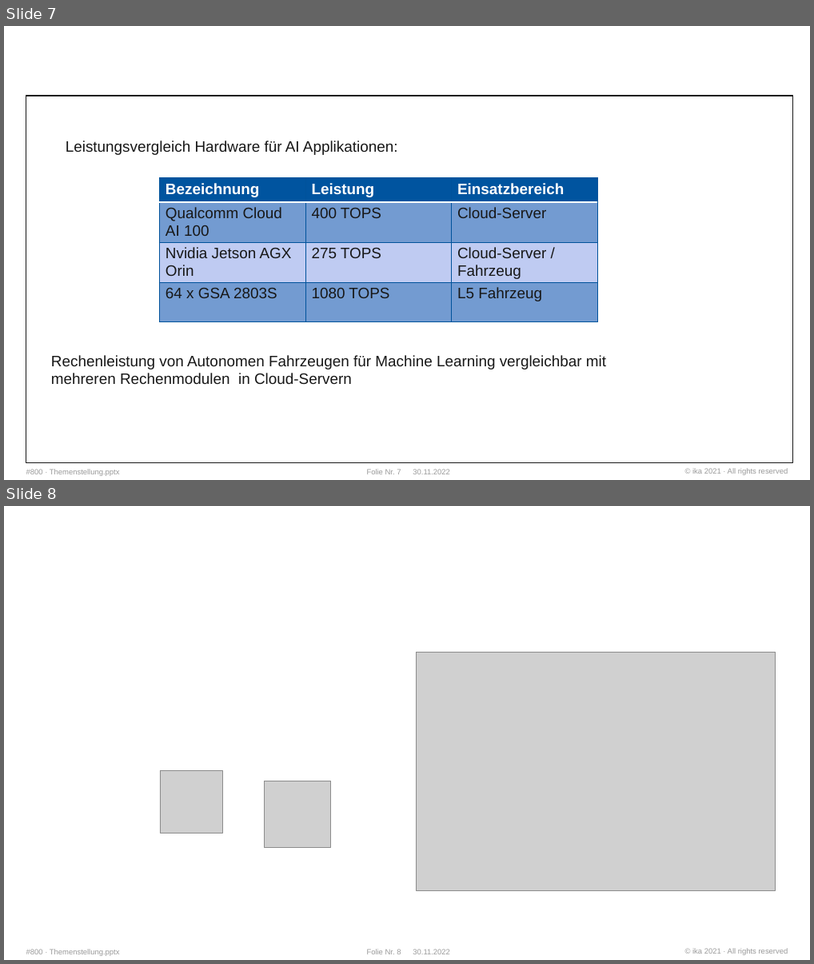
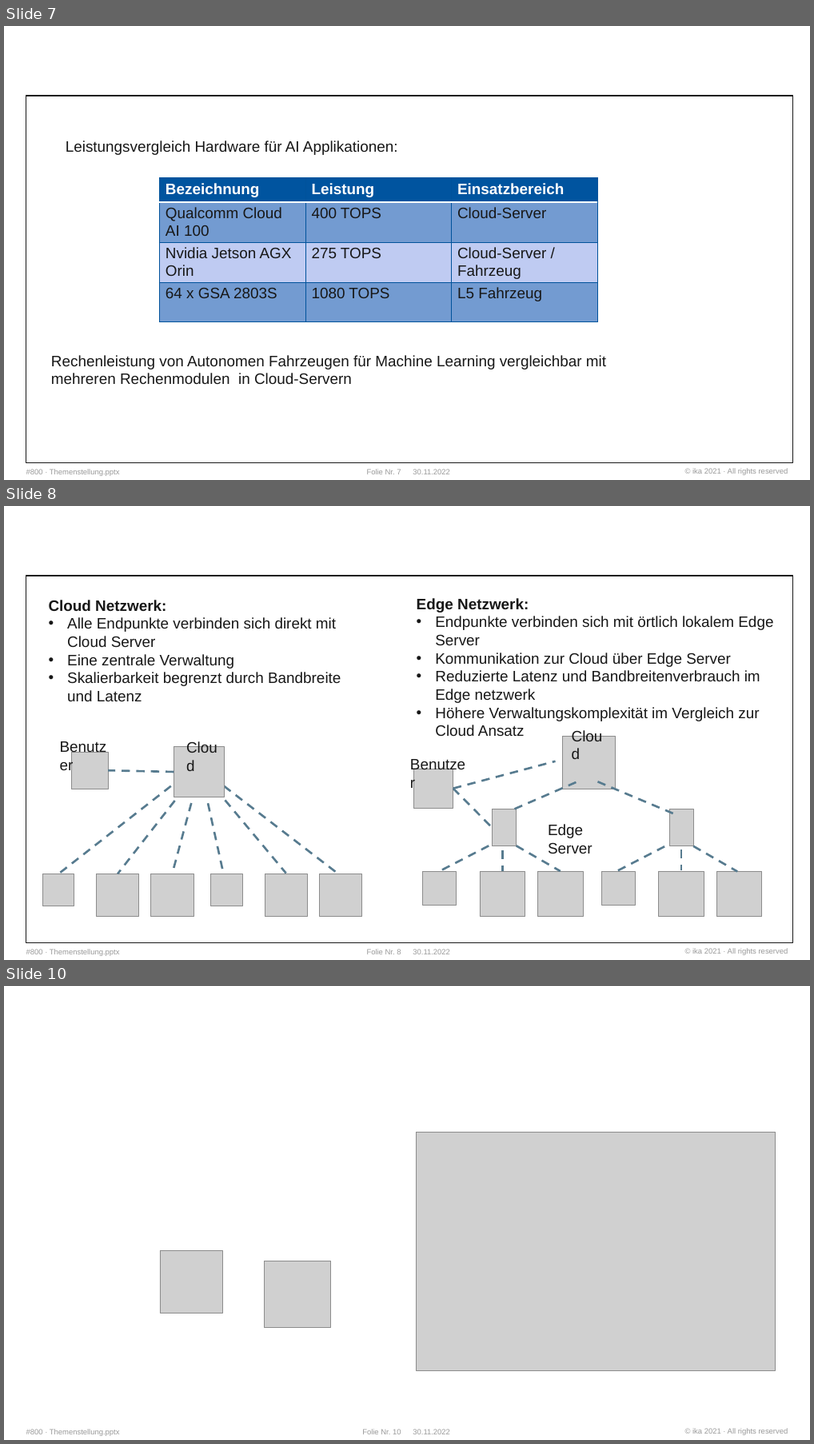
Before and after one commit to WhR4Ven/Diss_Dokument, a slide deck: Vortrag/Themenstellung.pptx. Shown one above the other, each under a label of ours: slides 7 and 8 before the commit, slides 7, 8 and 10 after it; the slides between them are not shown. The pictures are 814x964 and 814x1444 pixels, drawn with LibreOffice and Linux fonts; fonts in the diff are those of the drawing; grey boxes stand for pictures; background and template pictures are left out. Boxes give left, top, right and bottom in pixels: in the first picture for what was removed or moved away, otherwise in the second. Text is boxed around its words. In the diff, an @@ line names an element or a change of style, - is before the commit and + after.

```diff
--- a/Vortrag/Themenstellung.pptx
+++ b/Vortrag/Themenstellung.pptx
@@ slide 8 added at box(4, 506, 810, 960), background #FFFFFF; not listed: 4 template elements that a slide beside it also shows @@
@@ rectangle added at box(26, 576, 794, 942), outline #171717 1 pt @@
@@ text added at box(49, 600, 341, 701), 18 pt, text #171717 @@
+Cloud Netzwerk:
+• Alle Endpunkte verbinden sich direkt mit Cloud Server
+• Eine zentrale Verwaltung
+• Skalierbarkeit begrenzt durch Bandbreite und Latenz
@@ text added at box(417, 598, 774, 736), 18 pt, text #171717 @@
+Edge Netzwerk:
+• Endpunkte verbinden sich mit örtlich lokalem Edge Server
+• Kommunikation zur Cloud über Edge Server
+• Reduzierte Latenz und Bandbreitenverbrauch im Edge netzwerk
+• Höhere Verwaltungskomplexität im Vergleich zur Cloud Ansatz
@@ group added at box(42, 734, 362, 916): 8 pictures, 7 lines, 2 texts @@
+Cloud
+Benutzer
@@ group added at box(405, 723, 762, 916): 10 pictures, 10 lines, 3 texts @@
+Cloud
+Edge Server
+Benutzer
@@ what was slide 8 is now slide 10 @@
@@ page number at box(362, 1428, 402, 1434): text changed @@
-Folie Nr. 8
+Folie Nr. 10
```
Also in this commit, not shown: 1 other slide added, 1 slide removed.
